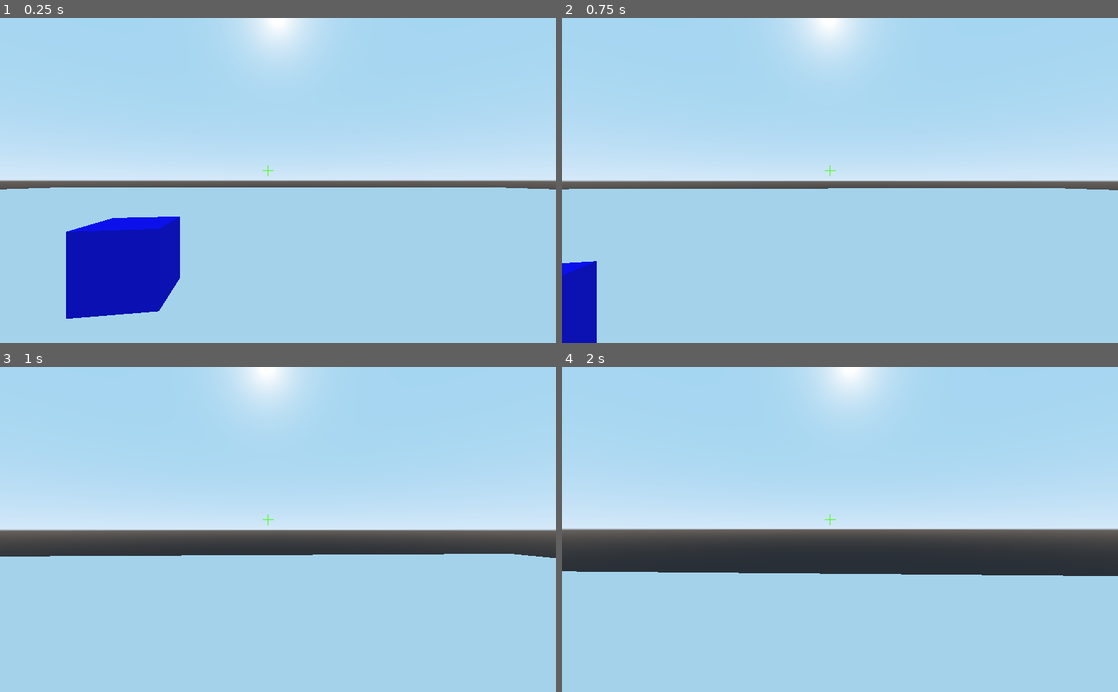
Above: before the commit, frames 1-4 (two rows, left to right).
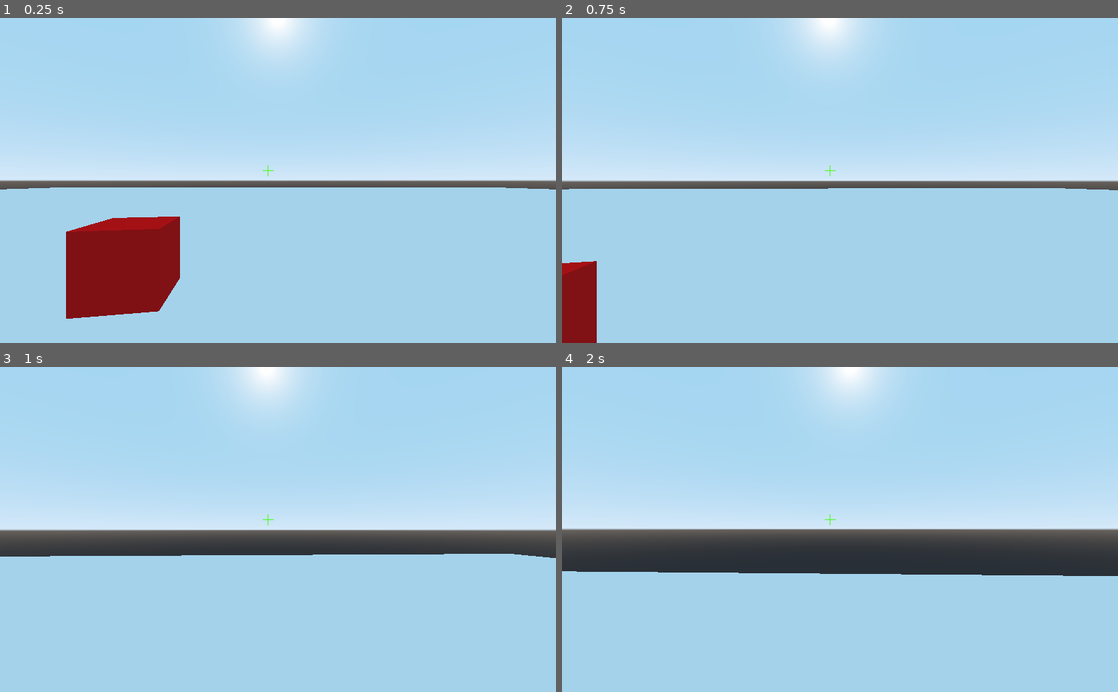
Above: after the commit, the same moments.

Repository: Hypesio/GGJ_2023
Game: Godot game, scene res://src/main/Main.tscn
The game is run twice, just before and just after one commit, with the same random seed, the same clock (stepped at 60 frames per second) and the same inputs.
Inputs (mouse positions are in pixels of both pictures, inside the frame that each line leads up to):
- Up to frame 1 (0.25 s): no input
- Up to frame 2 (0.75 s): tap Enter at 0.5 s; move the mouse to (867, 180) at 0.52 s; press the mouse at (867, 180) at 0.53 s; hold W (movement_forward) from 0.53 s (still down)
- Up to frame 3 (1 s): keep holding W (movement_forward); tap Space (movement_jump) at 0.77 s
- Up to frame 4 (2 s): keep holding W (movement_forward); move the mouse to (812, 529) at 1.27 s; release the mouse at (812, 529) at 1.28 s; click (812, 529) at 1.35 s; tap Space (movement_jump) at 1.52 s

The runs differ from the first frame. In frame 1, 5.7% of the frame differs, in the area x 11-33%, y 61-93%; in frame 2, 1.6%; in frame 3, nothing differs; in frame 4, nothing differs.

Commit message:
Changement staticbody en rigidbody

Diff:
--- a/project.godot
+++ b/project.godot
@@ -9,7 +9,7 @@
 config_version=4
 
 _global_script_classes=[ {
-"base": "StaticBody",
+"base": "RigidBody",
 "class": "Obj",
 "language": "GDScript",
 "path": "res://src/objects/Object.gd"
--- a/src/objects/Object.gd
+++ b/src/objects/Object.gd
@@ -1,4 +1,4 @@
-extends StaticBody
+extends RigidBody
 class_name Obj
 
 var obj_mesh_material
--- a/src/objects/Object.tscn
+++ b/src/objects/Object.tscn
@@ -15,10 +15,11 @@
 transform = Transform( 1, 0, 0, 0, 1, 0, 0, 0, 1, 0, 0.498613, 0 )
 mesh = SubResource( 1 )
 
-[node name="StaticBody" type="StaticBody" parent="."]
+[node name="RigidBody" type="RigidBody" parent="."]
 collision_layer = 4
 collision_mask = 0
 script = ExtResource( 1 )
+normal_color = Color( 1, 0, 0, 1 )
 
-[node name="CollisionShape" type="CollisionShape" parent="StaticBody"]
+[node name="CollisionShape" type="CollisionShape" parent="RigidBody"]
 shape = SubResource( 3 )
--- a/src/player/RayCast.gd
+++ b/src/player/RayCast.gd
@@ -1,6 +1,6 @@
 extends RayCast
 
-var colliding_shape: StaticBody = null
+var colliding_shape: RigidBody = null
 
 func _physics_process(delta: float) -> void:
 	if is_colliding():
